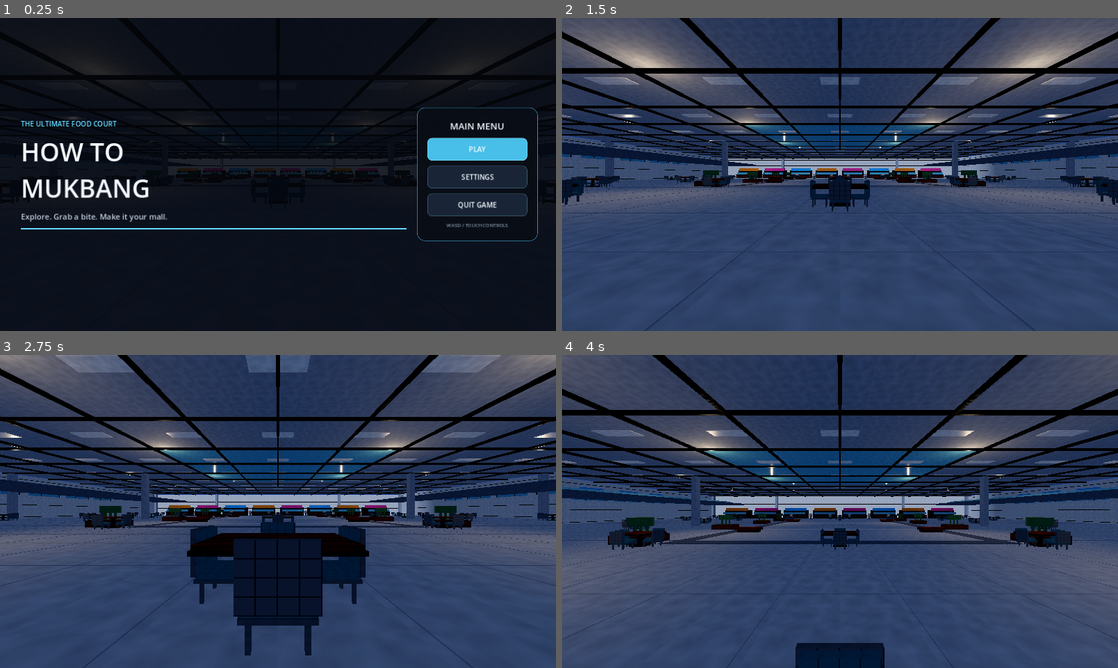
Above: before the commit, frames 1-4 (two rows, left to right).
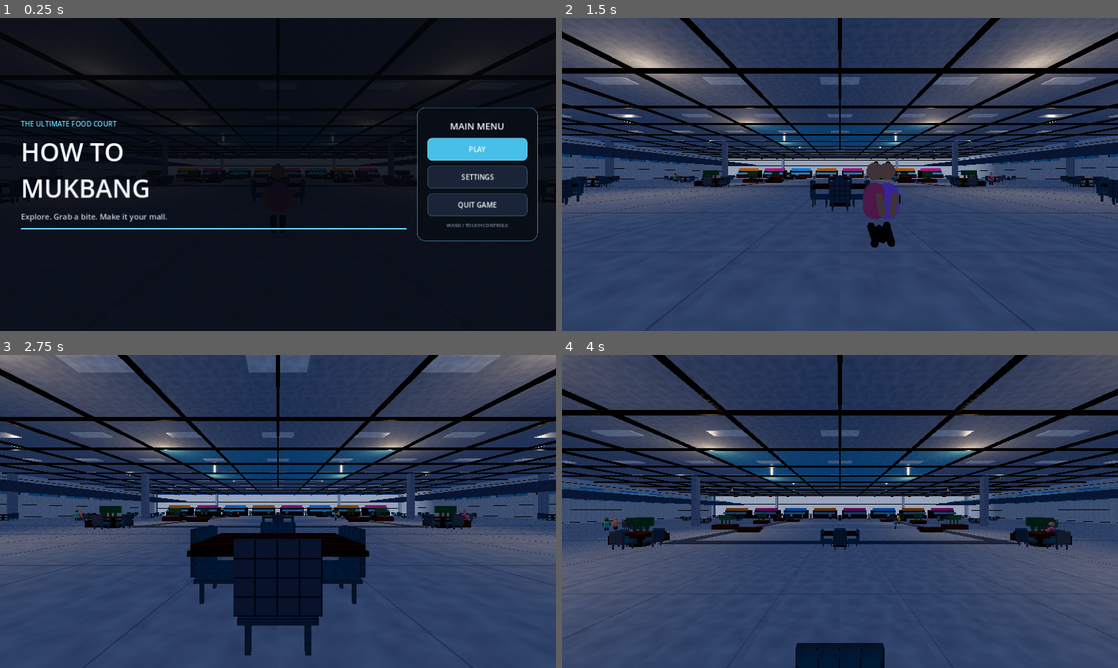
Above: after the commit, the same moments.

Repository: gggevego15-ui/How-to-MUKBANG
Game: Godot game, scene res://scenes/main.tscn
Two runs of this game, one before a commit and one after it. Both use one fixed random seed, a clock stepped at 60 frames per second and the inputs below.
Inputs (mouse positions are in pixels of both pictures, inside the frame that each line leads up to):
- Up to frame 1 (0.25 s): no input
- Up to frame 2 (1.5 s): click "PLAY" at 0.5 s; tap Enter at 1.25 s; move the mouse to (867, 174) at 1.27 s; hold Up (ui_up) from 1.28 s (still down); hold E from 1.28 s (still down)
- Up to frame 3 (2.75 s): keep holding Up (ui_up); tap Space at 1.52, 2.27 s; move the mouse to (250, 511) at 2.02 s; release E at 2.03 s; tap F at 2.1 s
- Up to frame 4 (4 s): keep holding Up (ui_up); move the mouse to (851, 505) at 2.77 s; hold Shift 2.78-3.53 s; tap Space at 3.5, 3.77 s; move the mouse to (834, 517) at 3.52 s; tap E at 3.6 s

The runs differ from the first frame. In frame 1, less than 0.1% of the frame differs, in the area x 36-62%, y 46-52%; in frame 2, 1.3%, in the area x 19-78%, y 45-74%; in frame 3, less than 0.1%; in frame 4, 0.1%.

Commit message:
Add roaming mall and street-shop NPC visitors

Diff:
--- a/scripts/mall.gd
+++ b/scripts/mall.gd
@@ -25,6 +25,7 @@
 	_build_upper_gallery()
 	_build_decor()
 	_build_street()
+	_build_npc_visitors()
 	_build_rain()
 	_build_lighting()
 	_build_player_camera()
@@ -555,6 +556,59 @@
 	interior_light.shadow_enabled = false
 	add_child(interior_light)
 
+
+func _build_npc_visitors() -> void:
+	# A dozen low-poly visitors circulate through the food court and atrium.
+	var mall_routes: Array = [
+		[Vector3(-28, 0, -24), Vector3(-8, 0, -25), Vector3(15, 0, -22), Vector3(29, 0, -8), Vector3(24, 0, 18), Vector3(5, 0, 27), Vector3(-22, 0, 18), Vector3(-30, 0, -2)],
+		[Vector3(-47, 0, -12), Vector3(-35, 0, 5), Vector3(-25, 0, 27), Vector3(-8, 0, 35), Vector3(18, 0, 36), Vector3(42, 0, 23), Vector3(45, 0, -8), Vector3(27, 0, -27)],
+		[Vector3(-45, 0, 35), Vector3(-24, 0, 40), Vector3(0, 0, 43), Vector3(28, 0, 39), Vector3(45, 0, 22), Vector3(34, 0, 4), Vector3(12, 0, 8), Vector3(-15, 0, 8)],
+		[Vector3(-18, 0, -31), Vector3(0, 0, -28), Vector3(18, 0, -30), Vector3(30, 0, -18), Vector3(17, 0, -4), Vector3(-6, 0, -7), Vector3(-23, 0, -15)]
+	]
+	var outfit_colors: Array[Color] = [Color("4bb8e8"), Color("ff9b61"), Color("c58aff"), Color("55c99a"), Color("f06f93"), Color("e4c45e")]
+	for i in range(12):
+		var visitor := Node3D.new()
+		visitor.name = "MallVisitor_%02d" % i
+		visitor.set_script(load("res://scripts/npc_visitor.gd"))
+		var route: Array[Vector3] = []
+		var source_route: Array = mall_routes[i % mall_routes.size()]
+		for point in source_route:
+			route.append(point)
+		visitor.set("waypoints", route)
+		visitor.set("walk_speed", 0.9 + float(i % 5) * 0.16)
+		visitor.set("outfit_color", outfit_colors[i % outfit_colors.size()])
+		visitor.set("skin_color", Color("d7a17e") if i % 3 != 0 else Color("8e5b43"))
+		visitor.set("start_waypoint", i % route.size())
+		visitor.position = route[i % route.size()]
+		add_child(visitor)
+
+	# A smaller group walks through open street-shop entrances, pauses inside,
+	# and heads back out onto the wet sidewalk.
+	for i in range(6):
+		var side := -1.0 if i % 2 == 0 else 1.0
+		var shop_z := 72.0 + float(i) * 28.0
+		var door_x := side * 29.0
+		var inner_x := side * 36.0
+		var route: Array[Vector3] = [
+			Vector3(side * 24.8, 0, shop_z + 5.0),
+			Vector3(door_x, 0, shop_z + 1.0),
+			Vector3(inner_x, 0, shop_z - 1.0),
+			Vector3(inner_x, 0, shop_z + 5.0),
+			Vector3(door_x, 0, shop_z + 1.0),
+			Vector3(side * 24.8, 0, shop_z + 5.0),
+			Vector3(side * 24.8, 0, shop_z + 12.0)
+		]
+		var visitor := Node3D.new()
+		visitor.name = "StreetShopVisitor_%02d" % i
+		visitor.set_script(load("res://scripts/npc_visitor.gd"))
+		visitor.set("waypoints", route)
+		visitor.set("walk_speed", 0.85 + float(i % 3) * 0.18)
+		visitor.set("outfit_color", outfit_colors[(i + 2) % outfit_colors.size()])
+		visitor.set("skin_color", Color("c88d68") if i % 2 == 0 else Color("8e5b43"))
+		visitor.set("start_waypoint", 0)
+		visitor.position = route[0]
+		add_child(visitor)
+
 func _build_rain() -> void:
 	# Dense rain is confined to the exterior street area, with visible streaks and wet ground.
 	var rain := CPUParticles3D.new()
